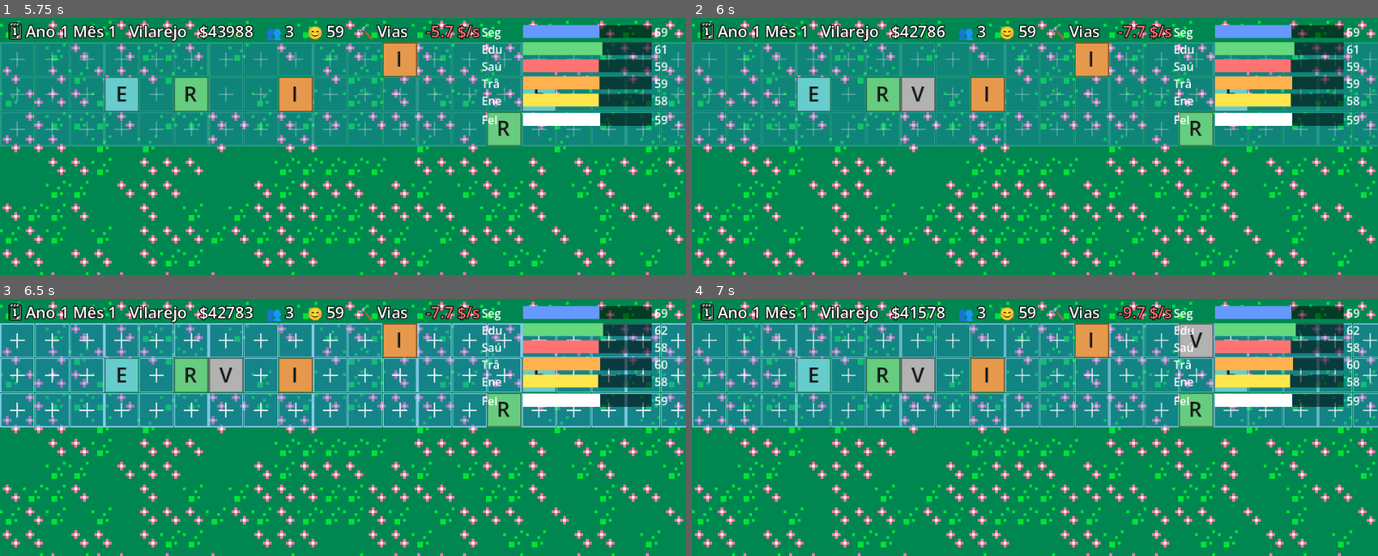
Above: before the commit, frames 1-4 (two rows, left to right).
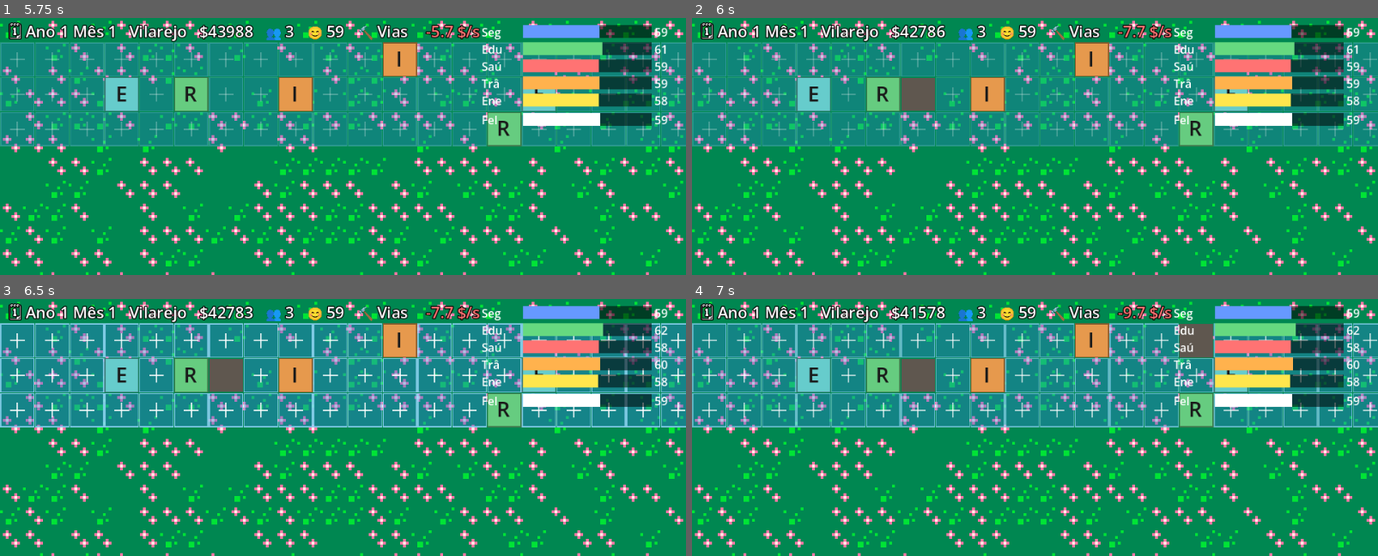
Above: after the commit, the same moments.

Repository: andrewsmedina/yourcity
Game: Godot game, scene res://scenes/main.tscn
The game is run twice, just before and just after one commit, with the same random seed, the same clock (stepped at 60 frames per second) and the same inputs.
Inputs (mouse positions are in pixels of both pictures, inside the frame that each line leads up to):
- Up to frame 1 (5.75 s): tap Enter at 0.5 s; move the mouse to (493, 74) at 0.52 s; tap 1 at 0.6 s; click (493, 74) at 0.67 s; tap Space at 0.77, 3.77 s; drag from (205, 89) to (308, 107) at 1.27 s; move the mouse to (411, 53) at 2.02 s; tap 3 at 2.1 s; click (411, 53) at 2.17 s; drag from (308, 107) to (137, 64) at 2.77 s; move the mouse to (548, 100) at 3.52 s; tap 5 at 3.6 s; click (548, 100) at 3.67 s; drag from (137, 64) to (240, 48) at 4.27 s; move the mouse to (377, 82) at 5.02 s; tap 7 at 5.1 s; click (377, 82) at 5.17 s
- Up to frame 2 (6 s): drag from (932, 48) to (897, 89) at 5.77 s
- Up to frame 3 (6.5 s): no input
- Up to frame 4 (7 s): move the mouse to (1185, 355) at 6.52 s; tap Enter at 6.6 s; click (1185, 355) at 6.67 s; tap Space at 6.77 s

Frame 1 is identical in both runs. In frame 2, 0.7% of the frame differs, in the area x 30-36%, y 23-37%; in frame 3, 0.7%; in frame 4, 1.3%, in the area x 30-77%, y 9-37%.

Commit message:
Use tile_street sprite for Roads zone
Draw built Roads lots with the tile_street texture instead of the "V" letter
square, via a per-zone texture map (other zones still use letter squares).

Co-Authored-By: Claude Opus 4.8 (1M context) <noreply@anthropic.com>

Diff:
--- a/scripts/build_overlay.gd
+++ b/scripts/build_overlay.gd
@@ -22,11 +22,13 @@
 
 var _t := 0.0
 var _font: Font
+var _zone_textures := {}
 
 func _ready() -> void:
 	set_anchors_preset(Control.PRESET_FULL_RECT)
 	mouse_filter = Control.MOUSE_FILTER_IGNORE
 	_font = ThemeDB.fallback_font
+	_zone_textures[CitySim.Zone.ROADS] = load("res://assets/tile_street.png")
 	City.city_changed.connect(queue_redraw)
 
 func _process(delta: float) -> void:
@@ -86,6 +88,9 @@
 	draw_line(c - Vector2(0, s), c + Vector2(0, s), Color(1, 1, 1, pulse), 2.0)
 
 func _draw_building(rect: Rect2, zone: int, tile: float) -> void:
+	if _zone_textures.has(zone):
+		draw_texture_rect(_zone_textures[zone], rect, false)
+		return
 	var color: Color = ZONE_COLOR[zone]
 	draw_rect(rect, color, true)
 	draw_rect(rect, color.darkened(0.4), false, 1.5)
